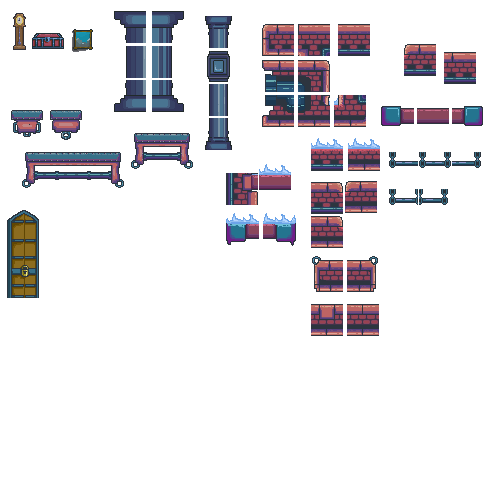
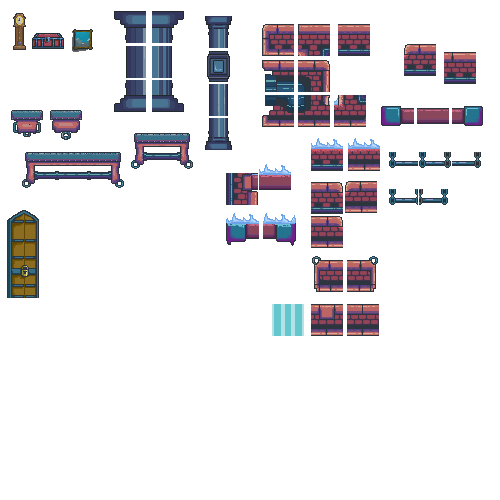
Two versions of the same layered image (500 × 500). Layer-by-layer changes:
added layer "Layer 35 copy 2" above "Layer 25" over [272, 304, 304, 336]
